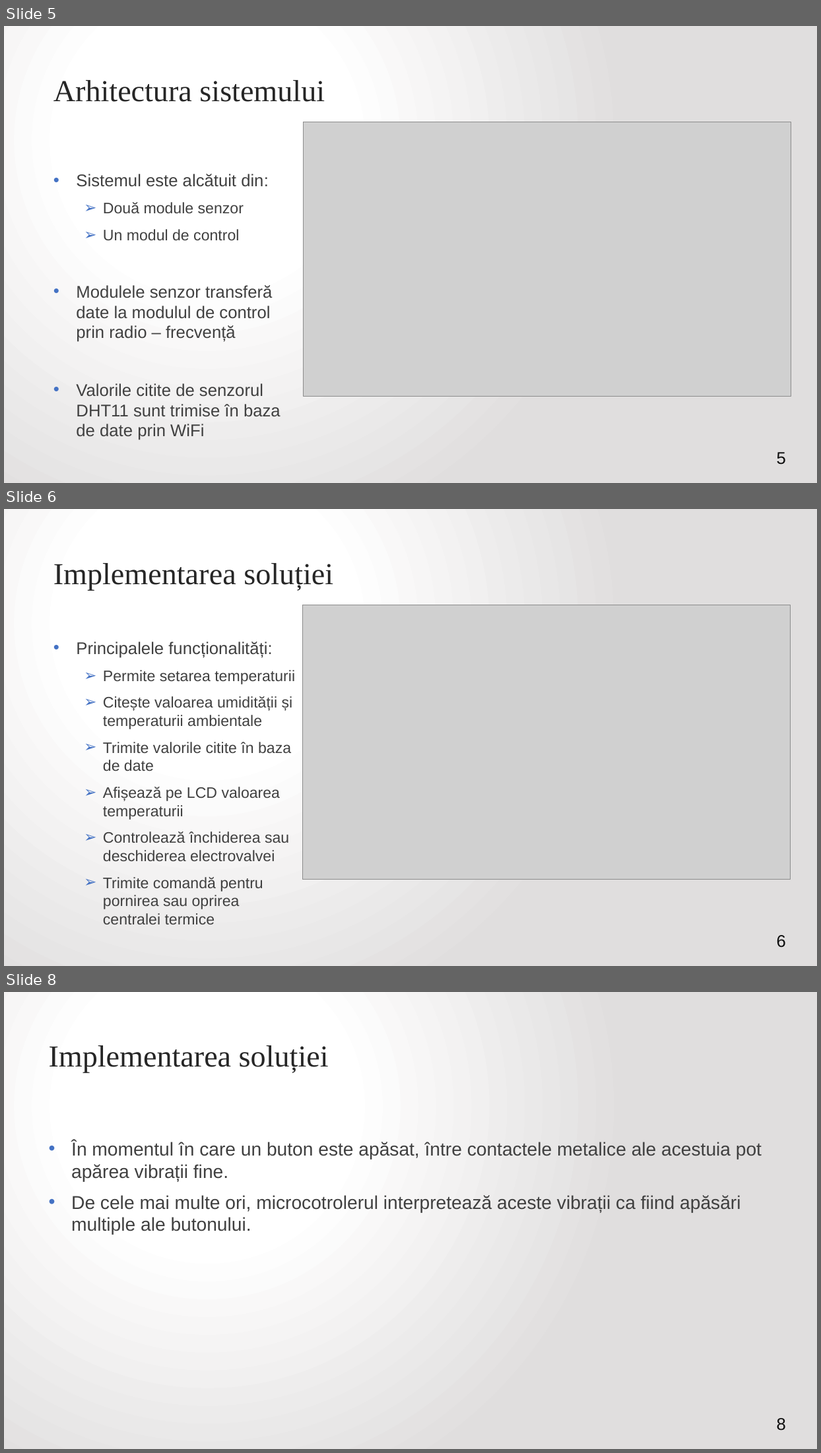
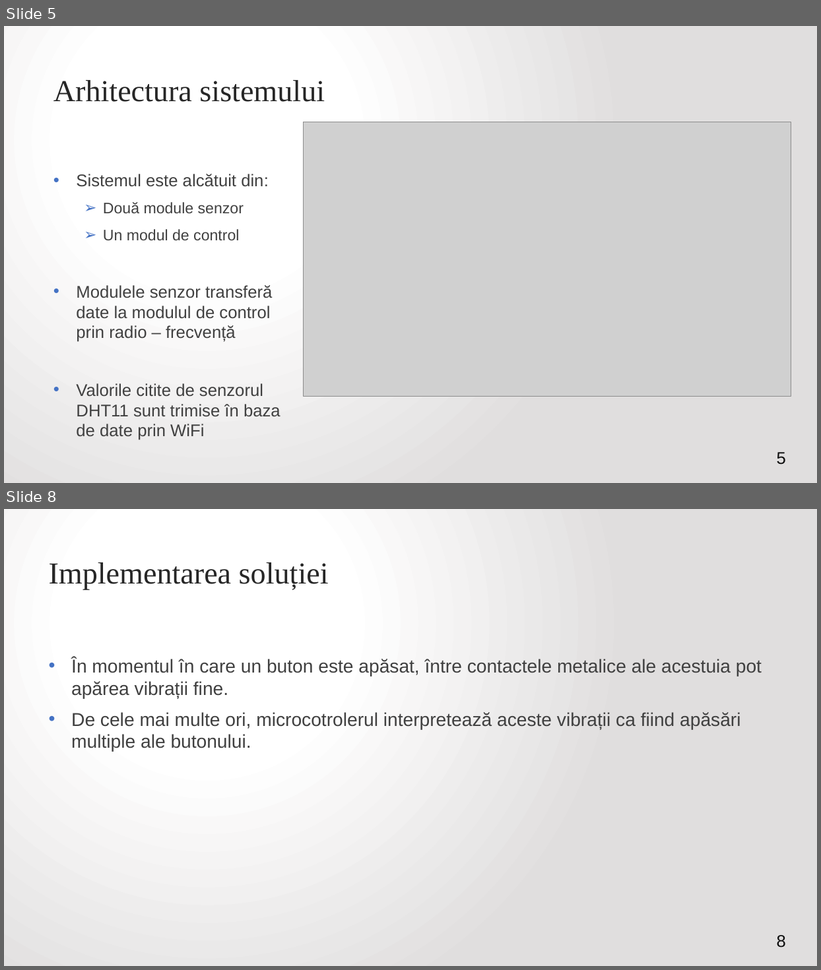
Before and after one commit to VitomirDragan/TemperatureManagement-IOT-, a slide deck: Prezentare/Termostat inteligent controlat printr-o aplicație web2.pptx. Shown one above the other, each under a label of ours: slides 5, 6 and 8 before the commit, slides 5 and 8 after it; the slides between them are not shown. The pictures are 821x1453 and 821x970 pixels, drawn with LibreOffice and Linux fonts; fonts in the diff are those of the drawing; grey boxes stand for pictures; background and template pictures are left out. Boxes give left, top, right and bottom in pixels: in the first picture for what was removed or moved away, otherwise in the second. Text is boxed around its words. In the diff, an @@ line names an element or a change of style, - is before the commit and + after.

```diff
--- a/Prezentare/Termostat inteligent controlat printr-o aplicație web2.pptx
+++ b/Prezentare/Termostat inteligent controlat printr-o aplicație web2.pptx
@@ slide 6 removed at (x1=4, y1=509, x2=817, y2=966), background gradient #FFFFFF to #E1DFDF @@
@@ title removed at (x1=54, y1=563, x2=333, y2=590) @@
-Implementarea soluției
@@ picture removed at (x1=302, y1=605, x2=790, y2=880) @@
@@ text removed at (x1=76, y1=642, x2=295, y2=910) @@
-• Principalele funcționalități:
-  ➢ Permite setarea temperaturii
-  ➢ Citește valoarea umidității și temperaturii ambientale
-  ➢ Trimite valorile citite în baza de date
-  ➢ Afișează pe LCD valoarea temperaturii
-  ➢ Controlează închiderea sau deschiderea electrovalvei
-  ➢ Trimite comandă pentru pornirea sau oprirea centralei termice
@@ page number removed at (x1=777, y1=935, x2=786, y2=948) @@
-6
```
Also in this commit, not shown: 1 slide changed, 1 slide added, 1 other file.
